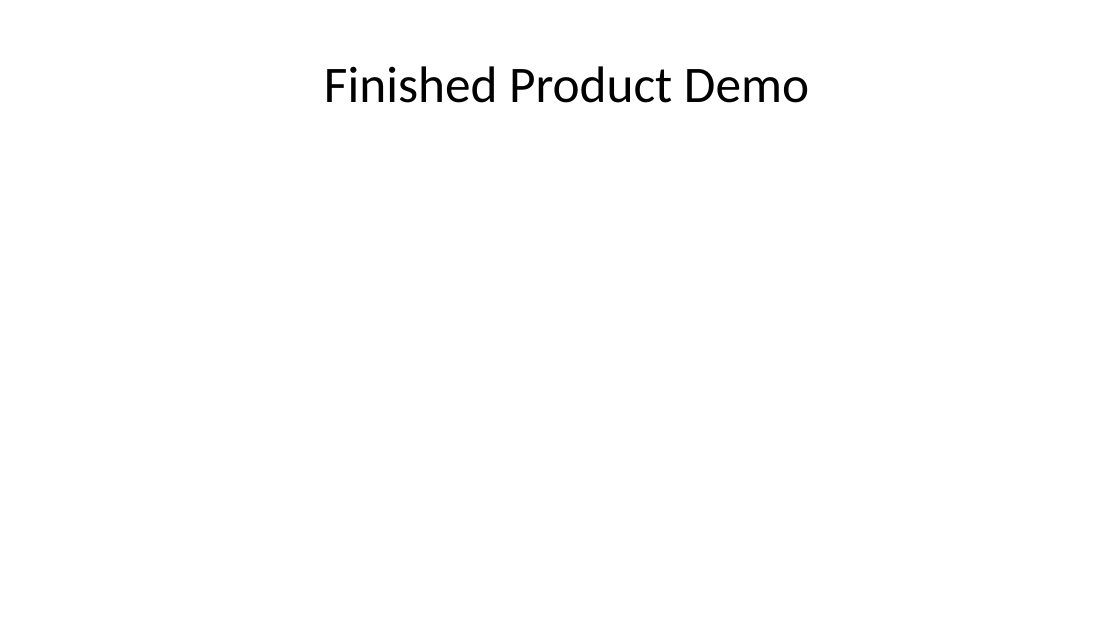
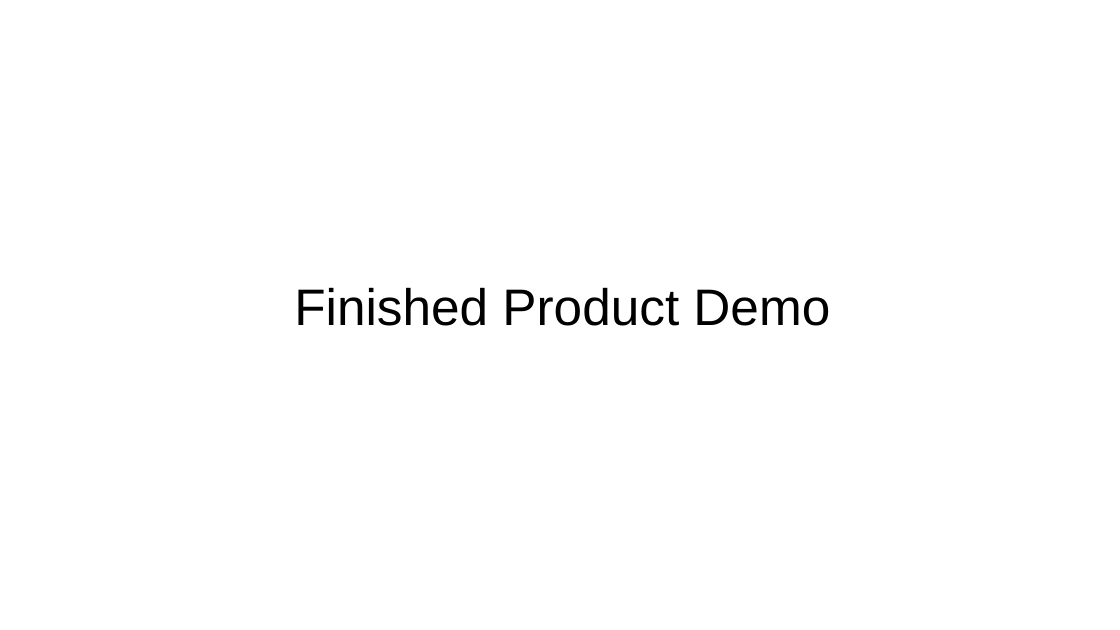
Before and after one commit to mldeanha/Team-4-Project, a slide deck: slide 28 of Project Assets/Team Shi Final Presentation.pptx. Drawn at 1120x630 pixels with LibreOffice and Linux fonts; fonts in the diff are those of the drawing. Boxes give left, top, right and bottom in pixels: in the first picture for what was removed or moved away, otherwise in the second. Text is boxed around its words. In the diff, an @@ line names an element or a change of style, - is before the commit and + after.

```diff
--- a/Project Assets/Team Shi Final Presentation.pptx
+++ b/Project Assets/Team Shi Final Presentation.pptx
@@ text "Finished Product Demo" moved from (x1=324, y1=66, x2=809, y2=103) to (x1=294, y1=287, x2=830, y2=326) @@
@@ text "Finished Product Demo" at (x1=294, y1=287, x2=830, y2=326): font Calibri to Arial @@
```
Also in this commit, not shown: 6 other slides changed, 8 slides added, 8 slides removed.
